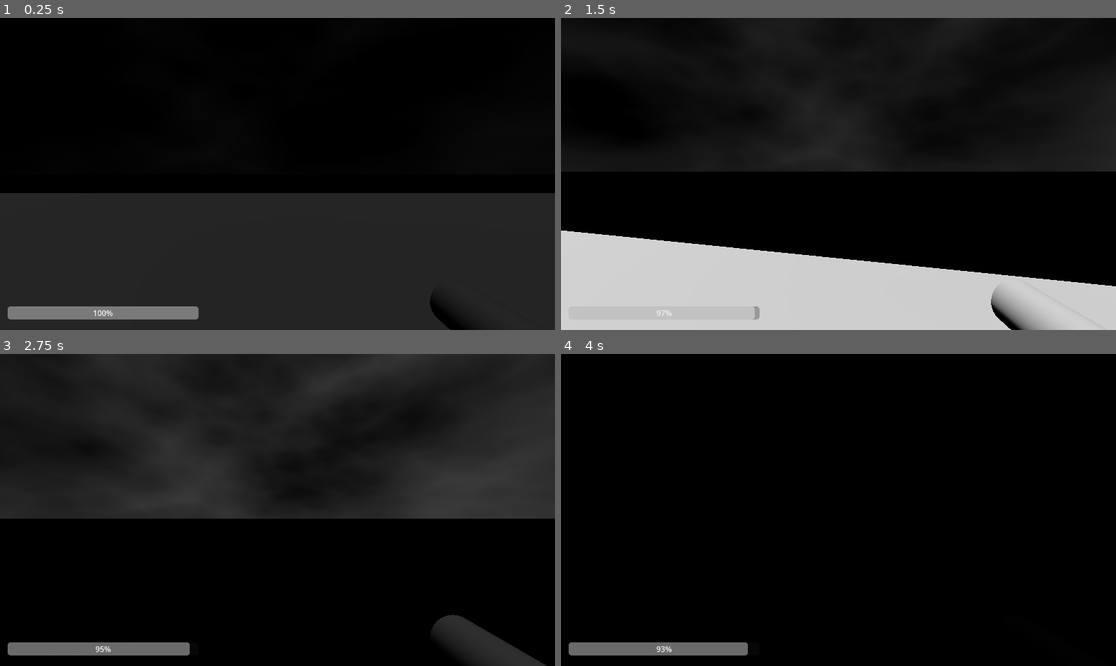
Above: before the commit, frames 1-4 (two rows, left to right).
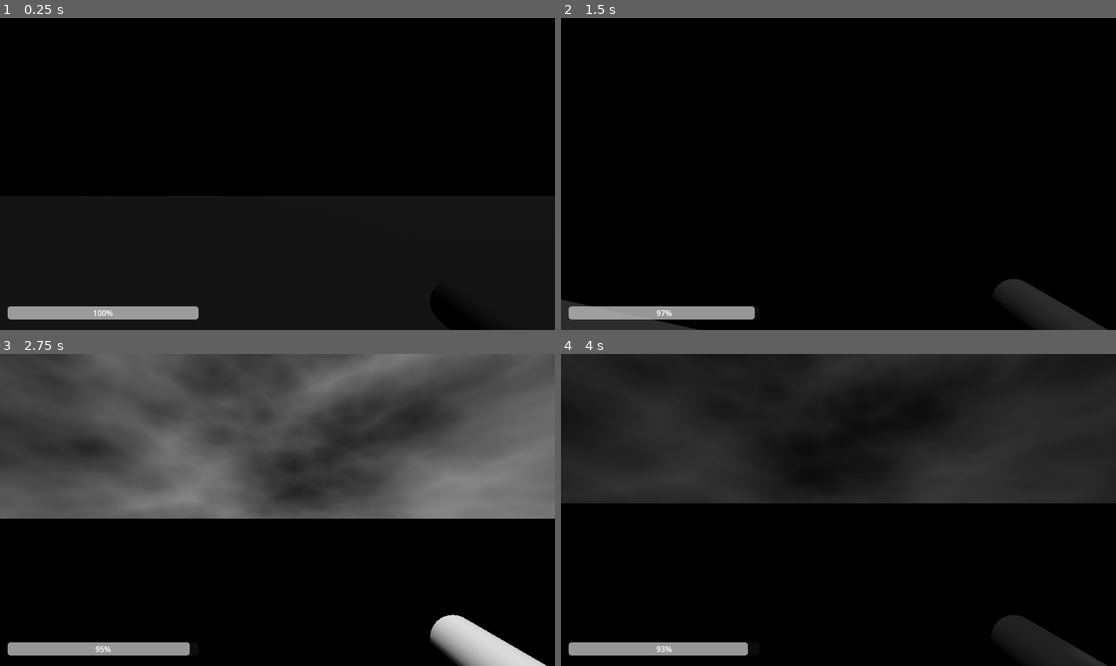
Above: after the commit, the same moments.

Repository: lethalgem/godot-wild-jam-81
Game: Godot game, scene res://scenes/main_game.tscn
Same seed, same stepped clock (60 frames per second), same inputs: the game is played once before the commit and once after it. This scene is started directly instead of the project's main scene. Sound files missing from this copy of the repository are replaced by a short silence.
Inputs (mouse positions are in pixels of both pictures, inside the frame that each line leads up to):
- Up to frame 1 (0.25 s): no input
- Up to frame 2 (1.5 s): move the mouse to (866, 174) at 0.52 s; hold N (night_vision) 0.53-1.28 s; hold W (move_forward) from 0.53 s (still down); move the mouse to (810, 174) at 1.27 s; tap N (night_vision) at 1.35 s
- Up to frame 3 (2.75 s): keep holding W (move_forward); move the mouse to (288, 503) at 2.02 s; hold N (night_vision) from 2.03 s (still down)
- Up to frame 4 (4 s): keep holding W (move_forward); move the mouse to (832, 516) at 2.77 s; release N (night_vision) at 2.78 s; tap N (night_vision) at 2.85 s; move the mouse to (877, 513) at 3.52 s; hold N (night_vision) from 3.53 s (still down)

The runs differ from the first frame. In frame 1, 2.3% of the frame differs, in the area x 0-100%, y 56-97%; in frame 2, 33%; in frame 3, 56%, in the area x 0-100%, y 0-100%; in frame 4, 44%.

Commit message:
Lightning Manager Update (#32)
* Thunder Tweaks Adding Lightning Pattern Functions

* Replace env files with brightness floats

---------

Co-authored-by: ChapoTheGoat <gama_giovanni@yahoo.com>

Diff:
--- /dev/null
+++ b/environments/modifiable.tres
@@ -0,0 +1,7 @@
+[gd_resource type="Environment" load_steps=2 format=3 uid="uid://bmwwyk8yrd5mw"]
+
+[ext_resource type="Sky" uid="uid://bbvmi4mg4x10p" path="res://skies/black_sky.tres" id="1_3p6fe"]
+
+[resource]
+background_mode = 2
+sky = ExtResource("1_3p6fe")
--- a/scenes/lighting_test.tscn
+++ b/scenes/lighting_test.tscn
@@ -1,8 +1,11 @@
-[gd_scene load_steps=2 format=3 uid="uid://fosfuwcbck3u"]
+[gd_scene load_steps=3 format=3 uid="uid://fosfuwcbck3u"]
 
+[ext_resource type="PackedScene" uid="uid://d26qs8etihkmt" path="res://scenes/player_3d.tscn" id="1_w07b1"]
 [ext_resource type="PackedScene" uid="uid://brf05vc778n02" path="res://scenes/lightning_manager.tscn" id="2_w07b1"]
 
 [node name="LightningTest" type="Node3D"]
+
+[node name="Player3D" parent="." instance=ExtResource("1_w07b1")]
 
 [node name="CSGBox3D" type="CSGBox3D" parent="."]
 transform = Transform3D(60, 0, 0, 0, 1, 0, 0, 0, 30, 0, -0.5, 0)
@@ -24,3 +27,5 @@
 
 [node name="CSGCylinder3D4" type="CSGCylinder3D" parent="."]
 transform = Transform3D(1, 0, 0, 0, 1, 0, 0, 0, 1, -15.7057, 0.964066, 7.76493)
+
+[node name="AudioStreamPlayer" type="AudioStreamPlayer" parent="."]
--- a/scenes/lightning_manager.tscn
+++ b/scenes/lightning_manager.tscn
@@ -1,8 +1,7 @@
 [gd_scene load_steps=3 format=3 uid="uid://brf05vc778n02"]
 
 [ext_resource type="Script" uid="uid://c86h316umyl25" path="res://scripts/lightning_manager.gd" id="1_bh0cj"]
-
-[sub_resource type="Environment" id="Environment_bh0cj"]
+[ext_resource type="Environment" uid="uid://bmwwyk8yrd5mw" path="res://environments/modifiable.tres" id="2_pu3t3"]
 
 [node name="LightningManager" type="Node3D" node_paths=PackedStringArray("directional_light", "world_environment")]
 script = ExtResource("1_bh0cj")
@@ -16,4 +15,4 @@
 sky_mode = 1
 
 [node name="WorldEnvironment" type="WorldEnvironment" parent="."]
-environment = SubResource("Environment_bh0cj")
+environment = ExtResource("2_pu3t3")
--- a/scripts/lightning_manager.gd
+++ b/scripts/lightning_manager.gd
@@ -2,9 +2,6 @@
 
 @export var directional_light : DirectionalLight3D
 @export var world_environment : WorldEnvironment
-@onready var dark_env := preload("res://environments/dark_env.tres")
-@onready var subtle_flash_env := preload("res://environments/subtle_flash.tres")
-@onready var big_flash_env := preload("res://environments/big_flash.tres")
 
 @onready var distant_thunder_audio_pool := [preload("res://assets/sfx/Thunder_Sounds/Distant/mixkit-big-thunder-rumble-1297.wav"),
 	preload('res://assets/sfx/Thunder_Sounds/Distant/mixkit-big-thunder-with-rain-1291.wav'),
@@ -13,74 +10,87 @@
 	preload('res://assets/sfx/Thunder_Sounds/Distant/mixkit-thunderstorm-background-sound-2398.wav'),]
 @onready var close_thunder_audio_pool := [preload("res://assets/sfx/Thunder_Sounds/Close/mixkit-nature-ambience-with-lightning-strike-and-thunder-3093.wav"),
 preload("res://assets/sfx/Thunder_Sounds/Close/mixkit-thunder-with-rain-in-the-storm-1294.wav")]
-
 var tween : Tween
 
 func _ready():
-	change_to_env(dark_env,0.0,0.0)
+	change_to_env(0.0,0.0,0.0)
+	lightning_pattern_two()
+
+func start_sequence_lightning():
+	print("Pattern 1")
+	directional_light.rotation = Vector3(250,randf_range(-360, 360),0)
+	var subtle_flash_timing = randf_range(0.01,0.2)
+
+	for i in randi_range(0,1.5):
+		await change_to_env(0.34,subtle_flash_timing,0.05)
+		await change_to_env(0.0,0.2,0.01)
+
+	await change_to_env(0.34,subtle_flash_timing,0.05)
+	for i in randi_range(0,1):
+		await change_to_env(1.93,subtle_flash_timing,0.8)
+
+	await change_to_env(1.93,randf_range(0.1,0.3),1.0)
+	await change_to_env(0.34,randf_range(0.7,1.0),0.3)
+	await change_to_env(0.0,randf_range(0.05,0.2),0.1)
+
+	for i in randi_range(0,3):
+		await change_to_env(0.34,subtle_flash_timing,0.03)
+		await change_to_env(0.0,0.2,0.01)
+
+	await change_to_env(0.34,randf_range(0.7,1.0),0.05)
+	await change_to_env(0.0,randf_range(0.05,0.2),0.0)
+	play_thunder_audio(false)
+	await get_tree().create_timer(randf_range(2.5,5.0)).timeout
+	lightning_pattern_two()
+
+func lightning_pattern_two():
+	print("Pattern 2")
+	directional_light.rotation = Vector3(250,randf_range(-360, 360),0)
+	var subtle_flash_timing = randf_range(0.01,0.1)
+
+	for i in randi_range(0,3):
+		await change_to_env(0.34,subtle_flash_timing,0.02)
+		await change_to_env(0.0,0.2,0.01)
+
+	await change_to_env(1.93,subtle_flash_timing,0.05)
+	for i in randi_range(0,1):
+		await change_to_env(1.93,subtle_flash_timing,0.9)
+	play_thunder_audio(true)
+	await get_tree().create_timer(randf_range(0.5,2.0)).timeout
 	start_sequence_lightning()
 
-func start_sequence_lightning():
-	directional_light.rotation = Vector3(250,randf_range(-360, 360),0)
-	var subtle_flash_timing = randf_range(0.01,0.15)
-
-	for i in randi_range(0,2):
-		await change_to_env(subtle_flash_env,subtle_flash_timing,0.05)
-		await change_to_env(dark_env,0.2,0.01)
-
-	await change_to_env(subtle_flash_env,subtle_flash_timing,0.05)
-	for i in randi_range(0,1):
-		await change_to_env(big_flash_env,subtle_flash_timing,0.8)
-
-	await change_to_env(big_flash_env,randf_range(0.1,0.3),1.0)
-	await change_to_env(subtle_flash_env,randf_range(0.7,1.0),0.3)
-	await change_to_env(dark_env,randf_range(0.05,0.2),0.1)
-
-	for i in randi_range(0,3):
-		await change_to_env(subtle_flash_env,subtle_flash_timing,0.03)
-		await change_to_env(dark_env,0.2,0.01)
-
-	await change_to_env(subtle_flash_env,randf_range(0.7,1.0),0.05)
-	await change_to_env(dark_env,randf_range(0.05,0.2),0.0)
-	play_thunder_audio()
-	await get_tree().create_timer(randf_range(3.0,6.0)).timeout
-	start_sequence_lightning()
-
-func play_thunder_audio():
-	var sound_lag = randf_range(0.5,1.5)
+func play_thunder_audio(force_play_close_audio : bool):
+	var sound_lag = randf_range(0.2,1.5)
 	var sound : AudioStream
 	var volume : float = -sound_lag * 3.0
-	if sound_lag >= 1.0:
+
+	if force_play_close_audio:
+		sound = close_thunder_audio_pool.pick_random()
+		print("Close")
+	elif sound_lag >= .5:
 		sound = distant_thunder_audio_pool.pick_random()
+		print("Distant")
 	else:
 		sound = close_thunder_audio_pool.pick_random()
+		print("Close")
 
 	var thunder_audio_player = AudioStreamPlayer.new()
 	get_parent().add_child(thunder_audio_player)
 
 	thunder_audio_player.volume_db = volume
 	thunder_audio_player.stream = sound
-	thunder_audio_player.bus = 'sfx'
 	await get_tree().create_timer(sound_lag).timeout
 	thunder_audio_player.play()
 
 	await thunder_audio_player.finished
 	thunder_audio_player.queue_free()
 
-func change_to_env(environment_to:Environment, duration:float, dir_light_intensity:float):
+func change_to_env(env_light_intensity: float, duration: float, dir_light_intensity: float):
 	if tween != null:
 		tween = null
 
 	tween = create_tween().bind_node(self)
-	tween.tween_property(directional_light,'light_energy',dir_light_intensity,duration)
+	tween.tween_property(directional_light, 'light_energy', dir_light_intensity, duration)
+	tween.parallel().tween_property(world_environment.environment, 'background_energy_multiplier', env_light_intensity, duration)
 
-	for prop in world_environment.environment.get_property_list():
-		if prop.type != 0 \
-		and prop.name != "resource_path" \
-		and prop.name != "RefCounted" \
-		and prop.name != "Resource" \
-		and prop.name != "resource_name" \
-		and prop.name != "resource_scene_unique_id":
-			var prop_val_to = environment_to.get(prop.name)
-			tween.parallel().tween_property(world_environment.environment,prop.name,prop_val_to,duration)
 	await tween.finished
